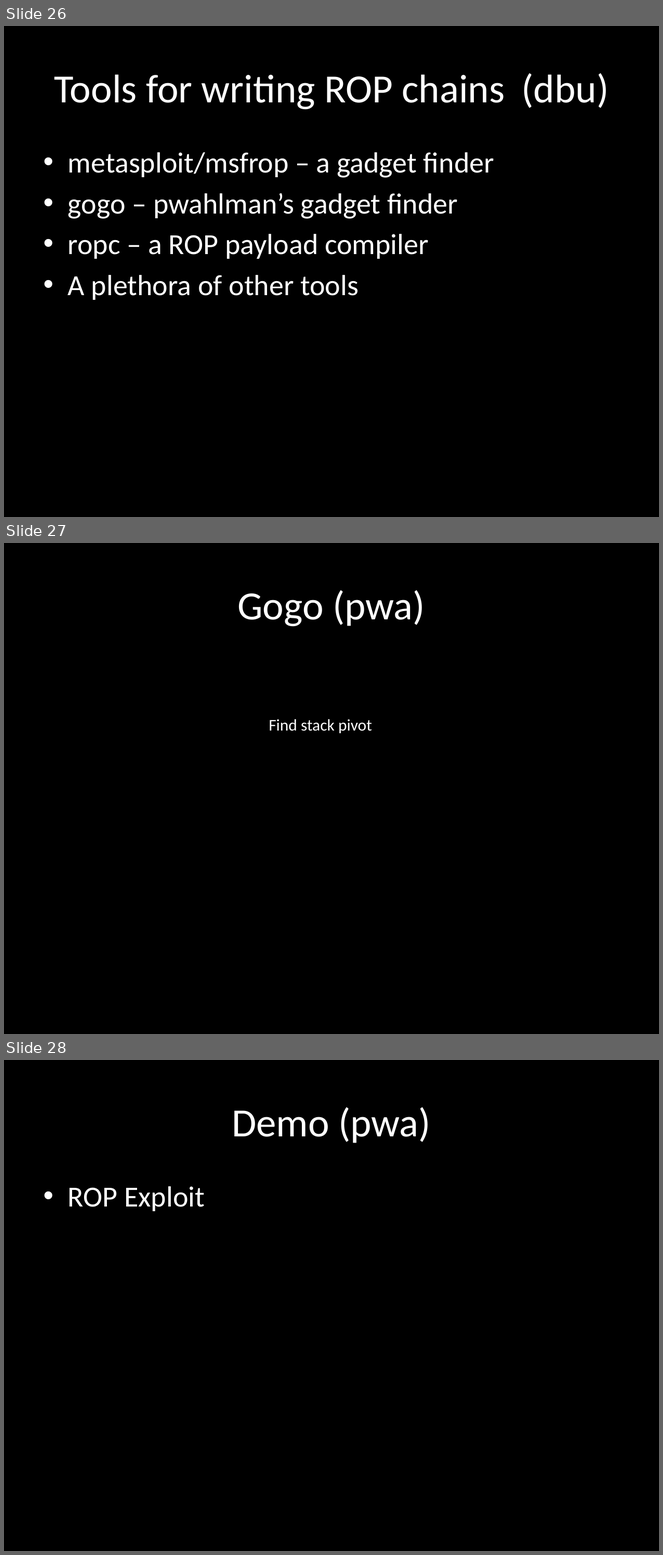
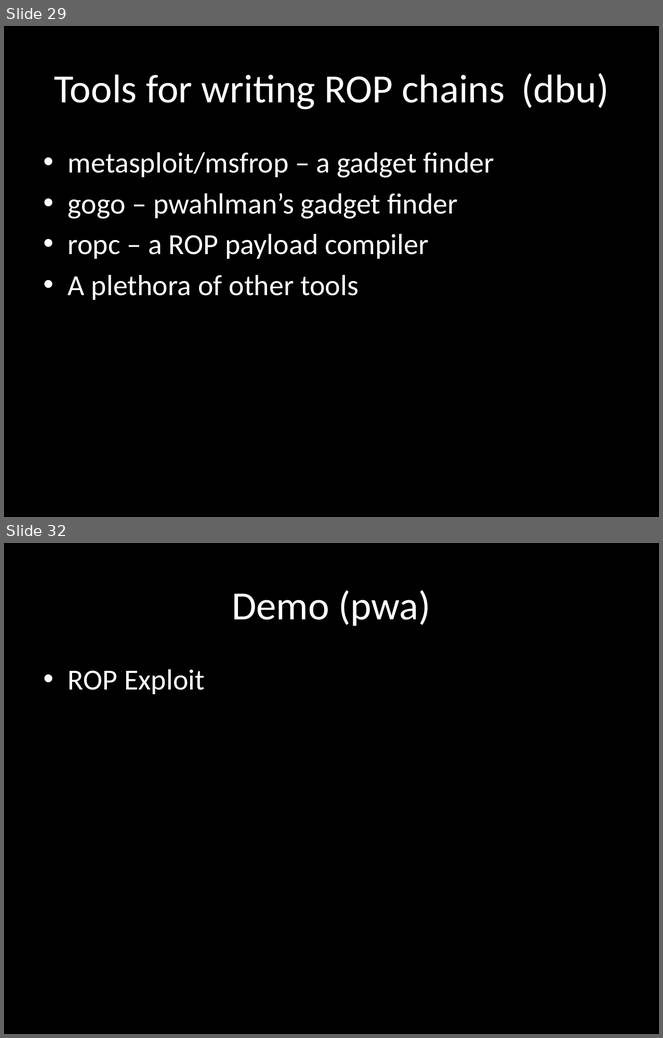
Before and after one commit to wuurrd/techzonepresentation, a slide deck: presentation.pptx. Shown one above the other, each under a label of ours: slides 26, 27 and 28 before the commit, slides 29 and 32 after it; the slides between them are not shown. The pictures are 663x1555 and 663x1038 pixels, drawn with LibreOffice and Linux fonts; fonts in the diff are those of the drawing. Boxes give left, top, right and bottom in pixels: in the first picture for what was removed or moved away, otherwise in the second. Text is boxed around its words. In the diff, an @@ line names an element or a change of style, - is before the commit and + after.

```diff
--- a/presentation.pptx
+++ b/presentation.pptx
@@ slide 27 removed at (x1=4, y1=543, x2=659, y2=1034), background #000000 @@
@@ title removed at (x1=237, y1=590, x2=425, y2=627) @@
-Gogo (pwa)
@@ text removed at (x1=269, y1=719, x2=372, y2=733) @@
-Find stack pivot
@@ what was slide 26 is now slide 29 @@
@@ what was slide 28 is now slide 32 @@
```
Also in this commit, not shown: 5 slides changed, 5 slides added.
